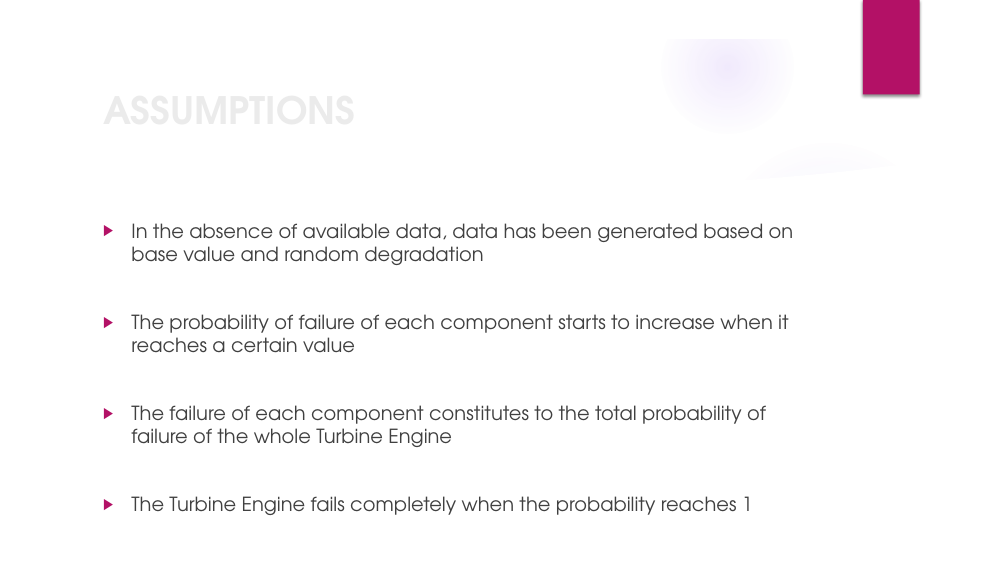
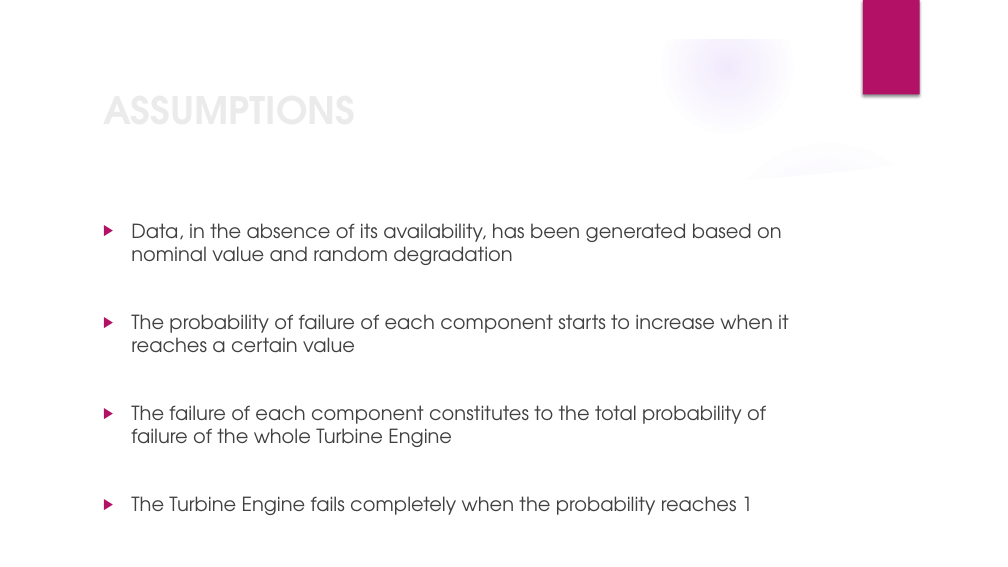
Before and after one commit to nsudhanva/ectm, a slide deck: slide 4 of docs/ectm_presentation.pptx. Drawn at 1008x567 pixels with LibreOffice and Linux fonts; fonts in the diff are those of the drawing; background and template pictures are left out. Boxes give left, top, right and bottom in pixels: in the first picture for what was removed or moved away, otherwise in the second. Text is boxed around its words. In the diff, an @@ line names an element or a change of style, - is before the commit and + after.

```diff
--- a/docs/ectm_presentation.pptx
+++ b/docs/ectm_presentation.pptx
@@ text at bbox=[131, 223, 782, 265]: text changed @@
-▶ In the absence of available data, data has been generated based on base value and random degradation
+▶ Data, in the absence of its availability, has been generated based on nominal value and random degradation
```
Also in this commit, not shown: 3 other slides changed, 2 other files.
